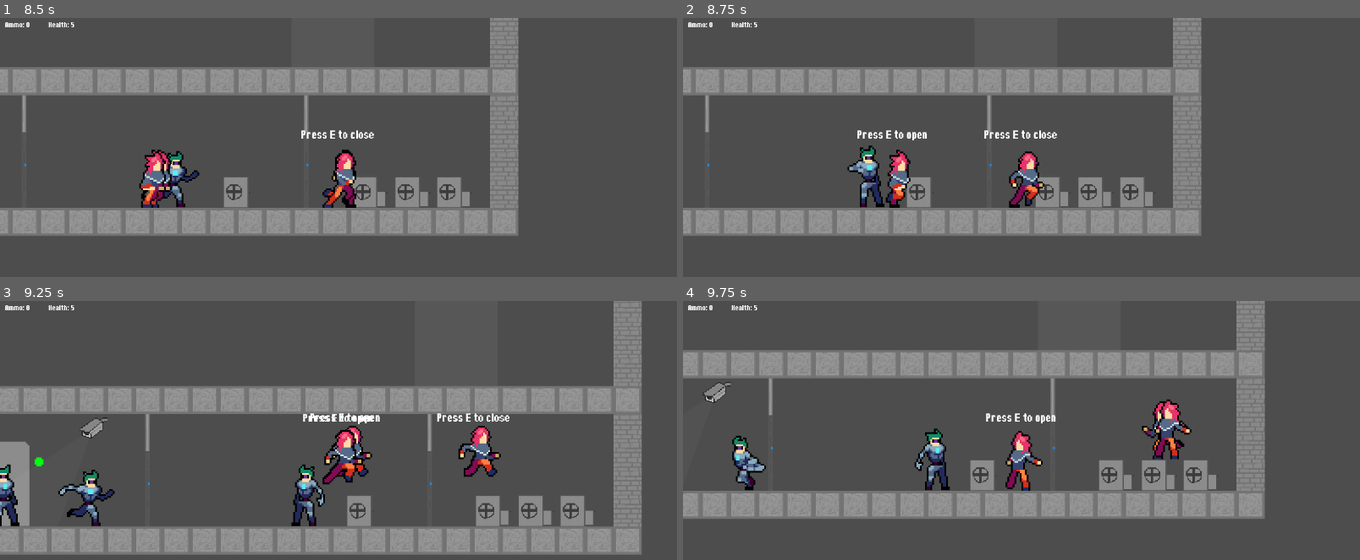
Above: before the commit, frames 1-4 (two rows, left to right).
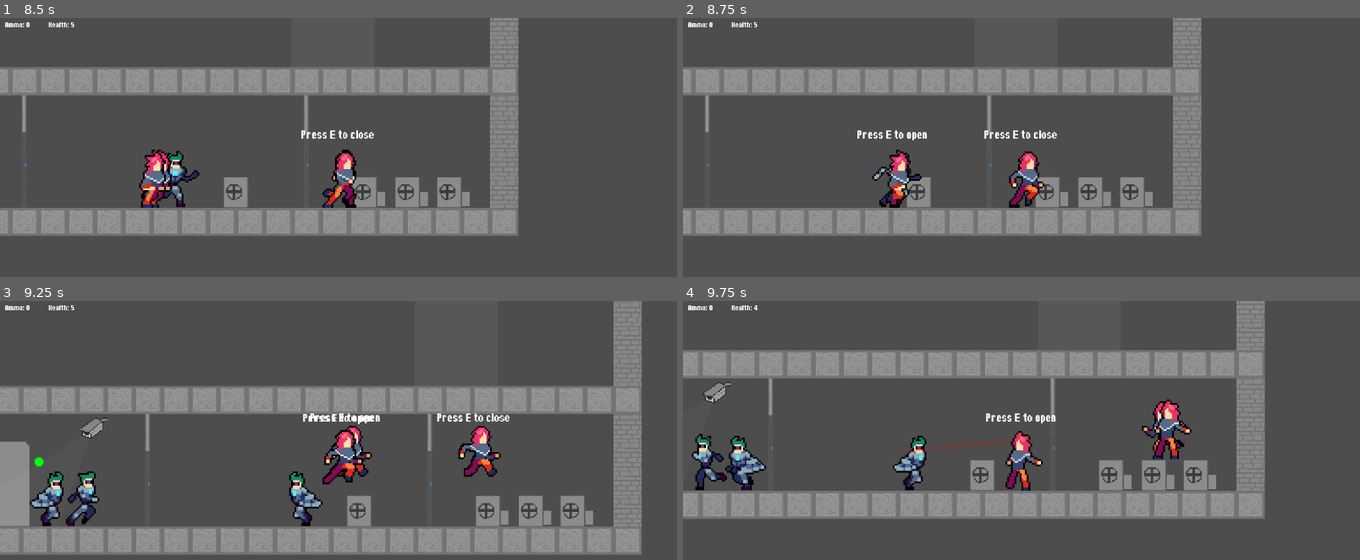
Above: after the commit, the same moments.

Repository: sppmacd/everything-has-to-end
Game: Godot game, scene res://main.tscn
Two runs of this game, one before a commit and one after it. Both use one fixed random seed, a clock stepped at 60 frames per second and the inputs below.
Inputs (mouse positions are in pixels of both pictures, inside the frame that each line leads up to):
- Up to frame 1 (8.5 s): tap Enter at 0.5 s; move the mouse to (487, 188) at 0.52 s; hold D 0.53-2.03 s; tap E at 0.6, 1.25, 2, 2.1, 2.75, 3.5, 3.6, 4.25, 5.1, 6.6, 8.1 s; click (487, 188) at 0.67 s; tap Space at 0.77, 1.52, 3.02, 3.77, 4.52, 6.02, 6.77, 7.52 s; move the mouse to (203, 227) at 1.27 s; tap R every 1.5 s from 1.35 to 7.35 s; move the mouse to (406, 124) at 2.02 s; hold A 2.03-2.78 s; move the mouse to (outside the picture) at 2.77 s; hold D 2.78-4.28 s; click (outside the picture) at 2.92 s; move the mouse to (541, 264) at 3.52 s; move the mouse to (135, 150) at 4.27 s; hold A 4.28-5.03 s; move the mouse to (372, 207) at 5.02 s; hold D 5.03-5.78 s; click (372, 207) at 5.17 s; move the mouse to (236, 113) at 5.77 s; hold A 5.78-7.28 s; move the mouse to (487, 188) at 6.52 s; move the mouse to (203, 227) at 7.27 s; hold D from 7.28 s (still down); click (203, 227) at 7.42 s; move the mouse to (406, 124) at 8.02 s
- Up to frame 2 (8.75 s): keep holding D
- Up to frame 3 (9.25 s): keep holding D; move the mouse to (outside the picture) at 8.77 s; tap R at 8.85 s; tap Space at 9.02 s
- Up to frame 4 (9.75 s): move the mouse to (1224, 547) at 9.52 s; release D at 9.53 s; hold A from 9.53 s (still down); tap E at 9.6 s; click (1224, 547) at 9.67 s

Frame 1 is identical in both runs. In frame 2, 0.8% of the frame differs, in the area x 24-36%, y 49-73%; in frame 3, 2.5%, in the area x 0-48%, y 63-87%; in frame 4, 2.1%.

Commit message:
NPC: Make speed depend on the situation

Diff:
--- a/entities/npc.gd
+++ b/entities/npc.gd
@@ -1,11 +1,11 @@
 extends CharacterBody2D
 
-const WALKING_SPEED: float = 4000
+const WALKING_SPEED: float = 2000
 
 # flipped = facing left
 var dead = false
 var flipped = true
-var walking = false
+var walking_speed = 0.0
 
 enum State {
 	LOOKING_AROUND,
@@ -79,12 +79,19 @@
 				state = State.FOLLOWING_PLAYER
 				print("cooldown restart")
 				$PlayerFollowingCooldown.start()
+			if randf() < 0.02 and walking_speed == 0.0:
+				(func():
+					print("random walk")
+					walking_speed = 1.0
+					await get_tree().create_timer(0.3).timeout
+					walking_speed = 0.0
+				).call_deferred()
 		State.FOLLOWING_PLAYER:
 			if p:
 				print("cooldown restart")
 				$PlayerFollowingCooldown.start()
 				var should_walk = abs(p.x - global_position.x) > 200
-				walking = should_walk
+				walking_speed = 2.0 if should_walk else 1.0
 				if not should_walk and $GunTimer.is_stopped():
 					print("START GUN TIMER")
 					start_shooting.call_deferred()
@@ -92,14 +99,16 @@
 					print("shooting=true")
 					shooting = true
 				set_flipped(p.x < global_position.x)
+			else:
+				$GunTimer.stop()
 		State.RETREATING:
 			if p:
 				state = State.FOLLOWING_PLAYER
 				print("cooldown restart")
 				$PlayerFollowingCooldown.start()
-			walking = true
+			walking_speed = 1.0
 			set_flipped(spawn_door.global_position.x < global_position.x)
-			if abs(spawn_door.global_position.x - global_position.x) < 100:
+			if abs(spawn_door.global_position.x - global_position.x) < 20:
 				queue_free()
 
 func _physics_process(delta: float) -> void:
@@ -108,8 +117,8 @@
 
 	ai()
 
-	if walking:
-		velocity.x += -WALKING_SPEED * delta if flipped else WALKING_SPEED * delta
+	if walking_speed > 0.0:
+		velocity.x += walking_speed * (-WALKING_SPEED * delta if flipped else WALKING_SPEED * delta)
 	velocity.x *= 0.00001 ** delta
 	move_and_slide()
 
@@ -117,7 +126,7 @@
 func _animation_process() -> void:
 	if dead:
 		return
-	if walking:
+	if walking_speed > 0.0:
 		$AnimatedSprite2D.play("run")
 	else:
 		if not shooting:
